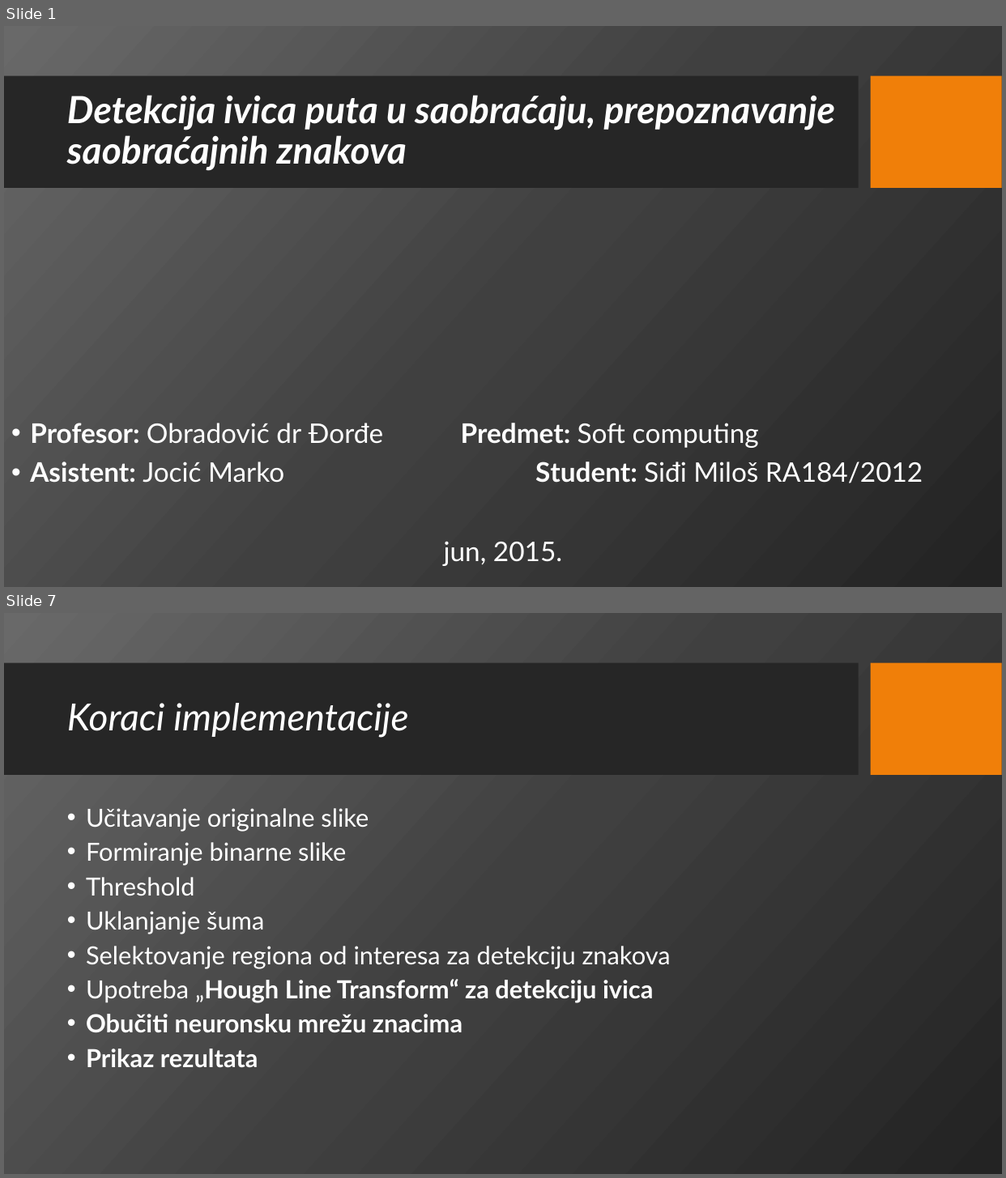
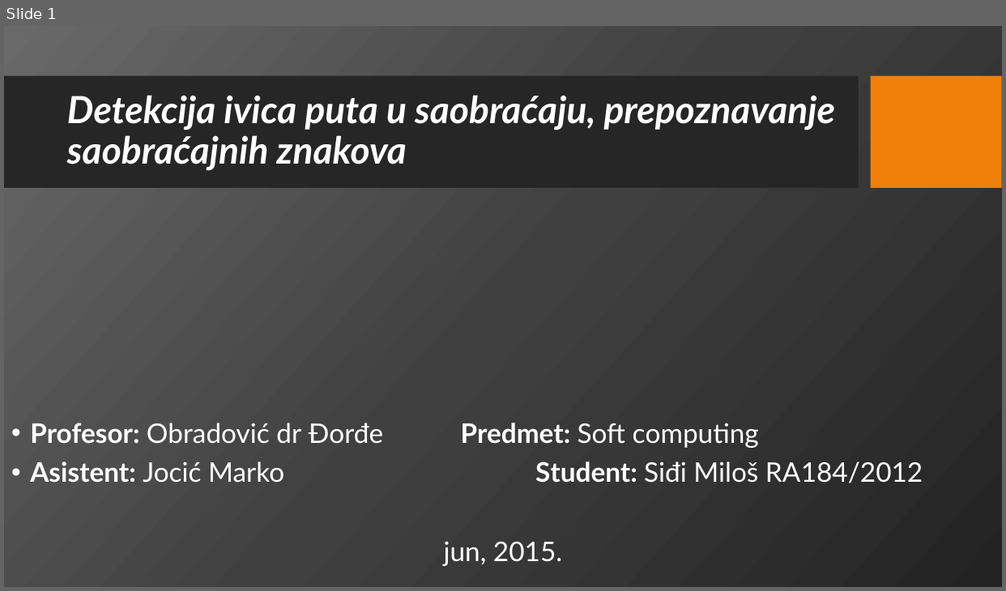
Before and after one commit to msidji/MilosSidji_SoftComputing, a slide deck: Python/Sidji-Prezentacija2.pptx. Shown one above the other, each under a label of ours: slides 1 and 7 before the commit, slide 1 after it; the slides between them are not shown. The pictures are 1006x1178 and 1006x591 pixels, drawn with LibreOffice and Linux fonts; fonts in the diff are those of the drawing; background and template pictures are left out. Boxes give left, top, right and bottom in pixels: in the first picture for what was removed or moved away, otherwise in the second. Text is boxed around its words. In the diff, an @@ line names an element or a change of style, - is before the commit and + after.

```diff
--- a/Python/Sidji-Prezentacija2.pptx
+++ b/Python/Sidji-Prezentacija2.pptx
@@ slide 7 removed at bbox=[4, 613, 1002, 1174], background picture (left out); not listed: 2 template elements that a slide beside it also shows @@
@@ title removed at bbox=[67, 703, 408, 738] @@
-Koraci implementacije
@@ text removed at bbox=[86, 808, 671, 1067] @@
-• Učitavanje originalne slike
-• Formiranje binarne slike
-• Threshold
-• Uklanjanje šuma
-• Selektovanje regiona od interesa za detekciju znakova
-• Upotreba „Hough Line Transform“ za detekciju ivica
-• Obučiti neuronsku mrežu znacima
-• Prikaz rezultata
```
Also in this commit, not shown: 17 slides added, 7 other slides removed, 8 other files.
